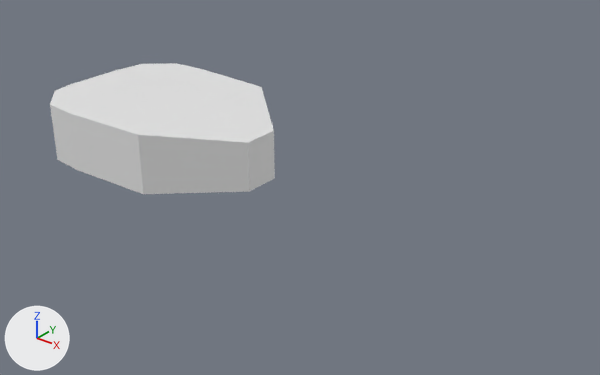
One commit to the Blender file Assets/Models/VisionZone.blend: the scene before it, then after it.
Both versions are drawn from a 50 mm camera at (40.0, -29.3, 17.8) aimed at (16.3, 0.3, -0.6). Arrows for +X, +Y and +Z are at lower left; the lights stay in place.

Objects in the first picture: 'VisionZone'.
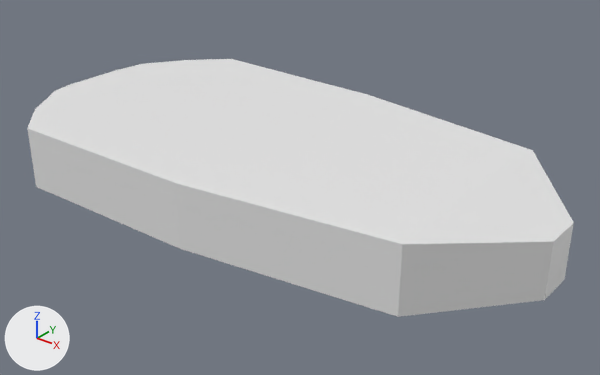
Boxes [x1, y1, x2, y2] around the edits, measured in the pictures (600 x 375 px):
'VisionZone', reshaped (142% wider, 96% taller)
    before: [50, 63, 275, 194]
    after: [27, 59, 574, 317]

The change, as a diff of the scene's bpy script:
```diff
--- a/Assets/Models/VisionZone.blend.py
+++ b/Assets/Models/VisionZone.blend.py
@@ me_cube_001 @@
 # used by ob_visionzone; location = (0.0, 0.0, 0.86)
-me_cube_001.from_pydata(...)  # 28 vertices, 26 faces; spans x 0.0..14.0, y -4.86..4.86, z -1.86..1.45
+me_cube_001.from_pydata(...)  # 32 vertices, 30 faces; spans x 0.0..30.0, y -7.5..7.5, z -1.86..1.45
+# me_cube_001 part 1
+# 4 vertices are removed from x 14.0, y -1.0..1.0, z -1.86..0.86
+# 5 faces are deleted
+# 12 vertices move from x 3.0..10.0, y -4.86..4.86, z -1.86..1.41 to x 3.0..15.5, y -7.5..7.5, z -1.86..1.41
+# 8 vertices are added at x 26.0..30.0, y -5.7..5.7, z -1.86..1.41
+# 9 new faces join them
```
